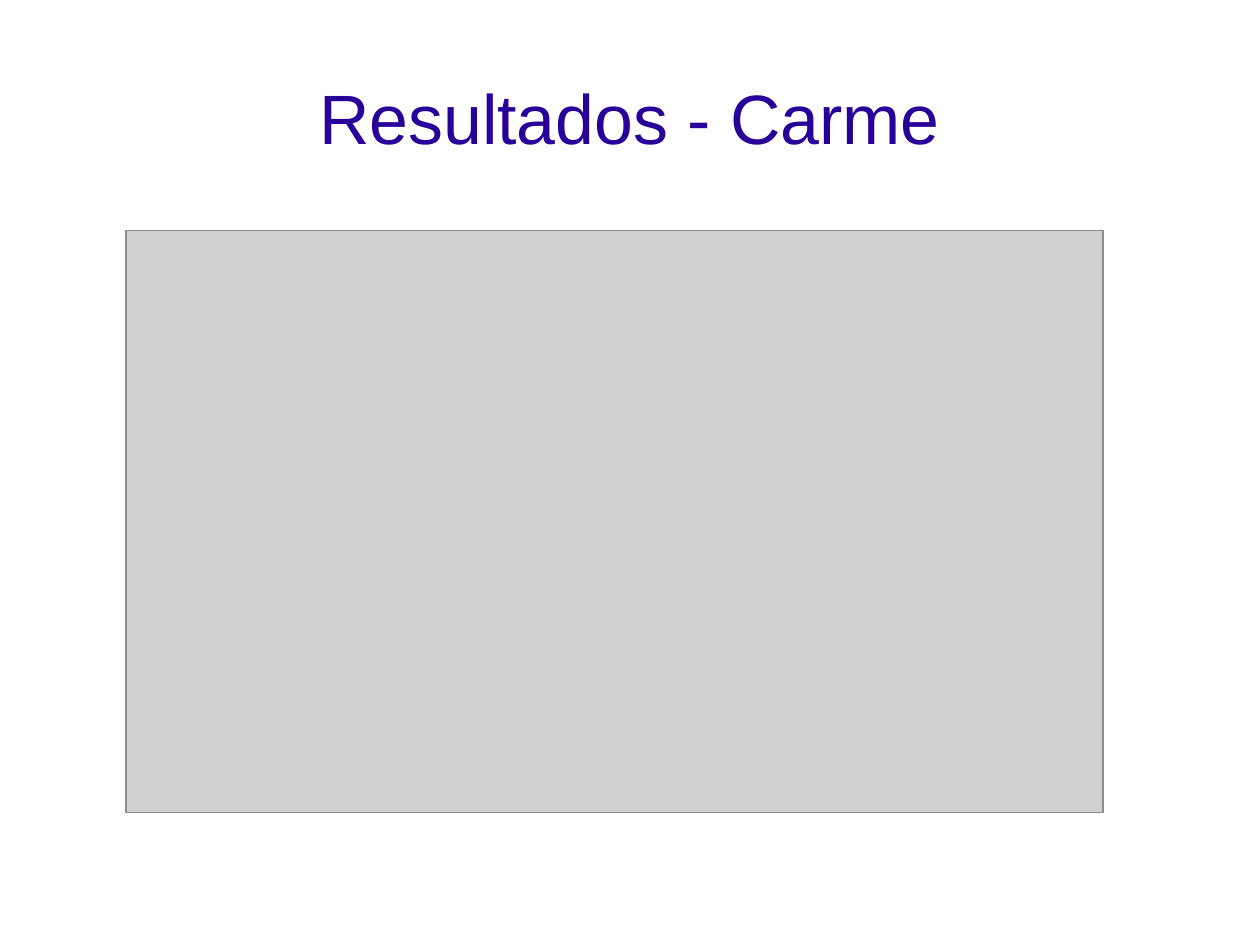
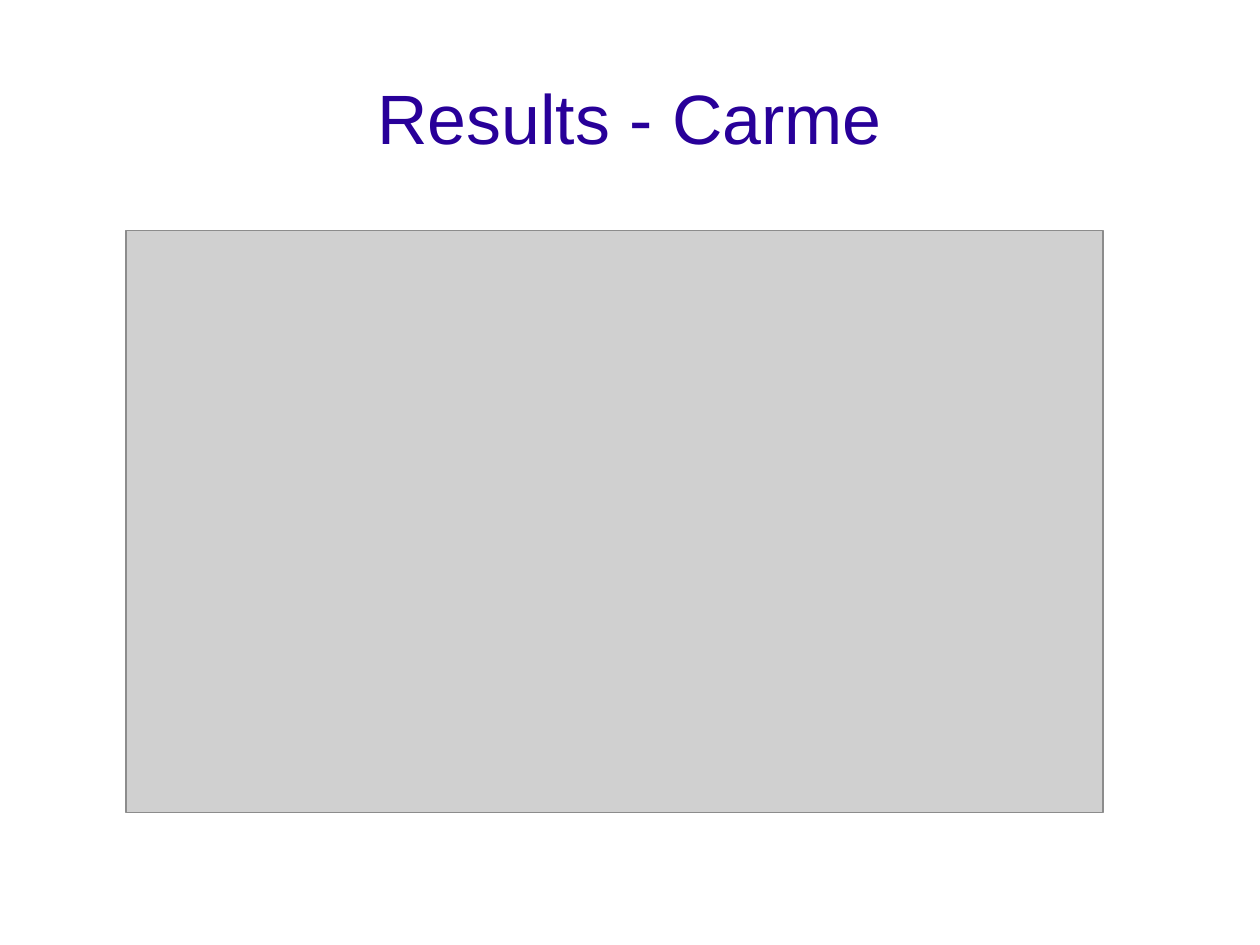
Before and after one commit to altairgomes/Latex, a slide deck: slide 6 of Poster-Apresentação/Taller2015-Altair.odp. Drawn at 1260x945 pixels with LibreOffice and Linux fonts; fonts in the diff are those of the drawing; grey boxes stand for pictures; background and template pictures are left out. Boxes give left, top, right and bottom in pixels: in the first picture for what was removed or moved away, otherwise in the second. Text is boxed around its words. In the diff, an @@ line names an element or a change of style, - is before the commit and + after.

```diff
--- a/Poster-Apresentação/Taller2015-Altair.odp
+++ b/Poster-Apresentação/Taller2015-Altair.odp
@@ title at (377,93,882,145): text changed @@
-Resultados - Carme
+Results - Carme
```
Also in this commit, not shown: 4 other slides changed, 9 slides added, 9 slides removed, 5 other files.
